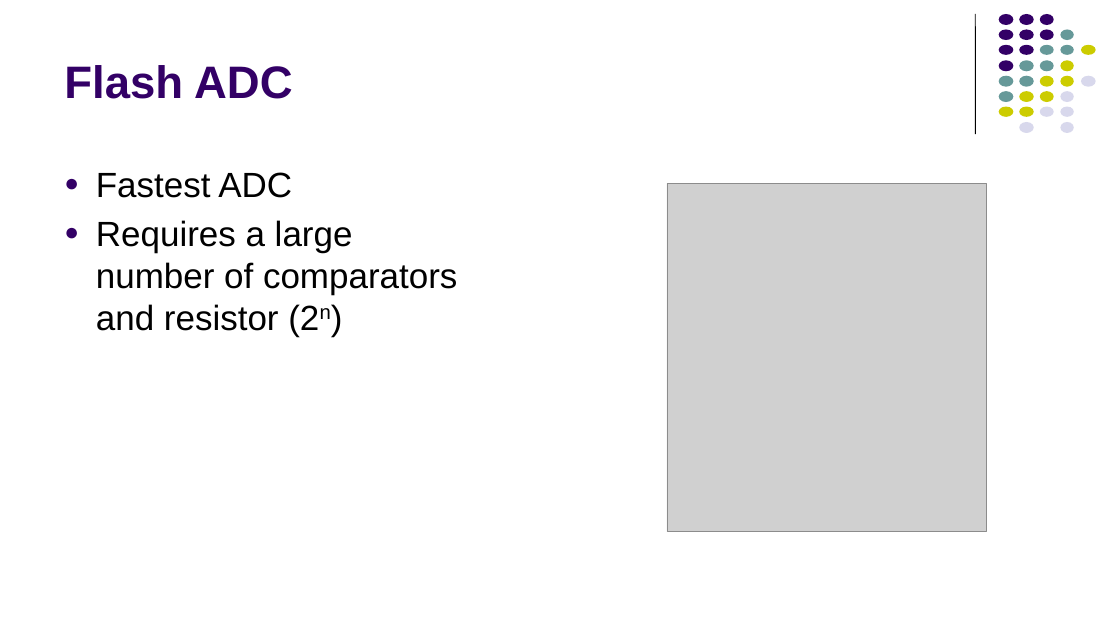
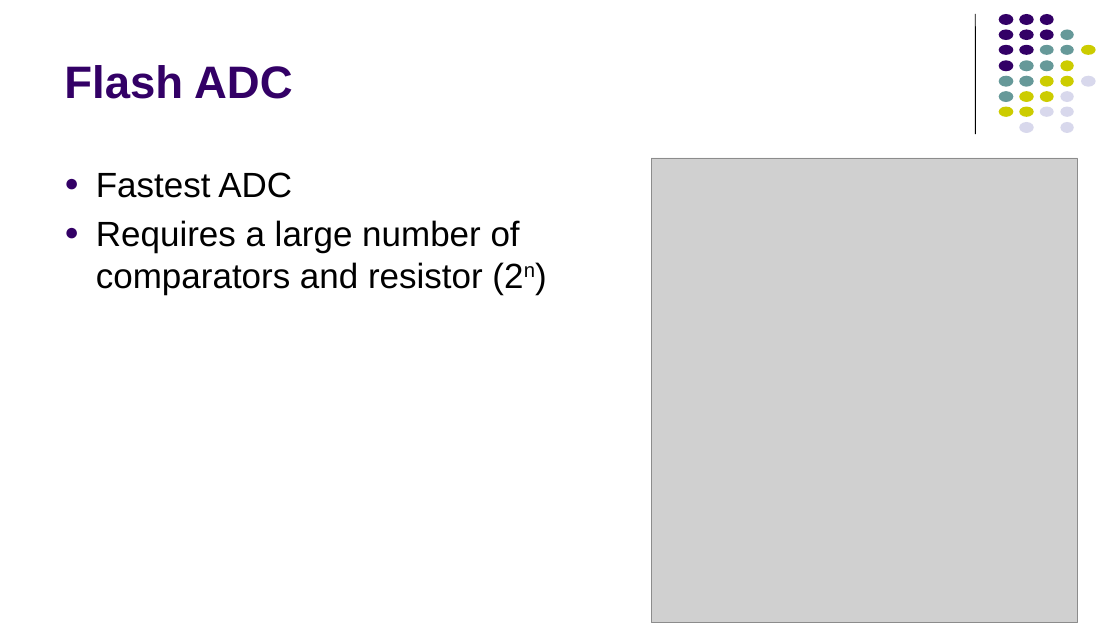
Before and after one commit to kmtekvn/hitech_stm32_basic, a slide deck: slide 9 of 04. Slides/05. ADC/ADC.pptx (slide 10 before the commit). Drawn at 1120x630 pixels with LibreOffice and Linux fonts; fonts in the diff are those of the drawing; grey boxes stand for pictures. Boxes give left, top, right and bottom in pixels: in the first picture for what was removed or moved away, otherwise in the second. Text is boxed around its words. In the diff, an @@ line names an element or a change of style, - is before the commit and + after.

```diff
--- a/04. Slides/05. ADC/ADC.pptx
+++ b/04. Slides/05. ADC/ADC.pptx
@@ text "Fastest ADC" rewrapped from [96, 172, 457, 331] to [96, 172, 520, 294] @@
@@ picture: place and size @@
-picture at [667, 183, 986, 532]
+picture at [651, 158, 1077, 623]
```
Also in this commit, not shown: 16 other slides changed, 2 slides added, 2 slides removed.
